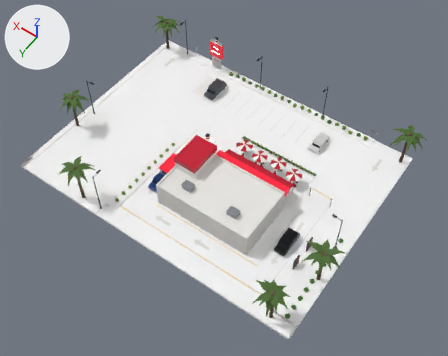
What one commit did to the glTF model assets/roadside_stores/additional_17/02_tim_hortons/lod/tim_hortons_lod1.glb.
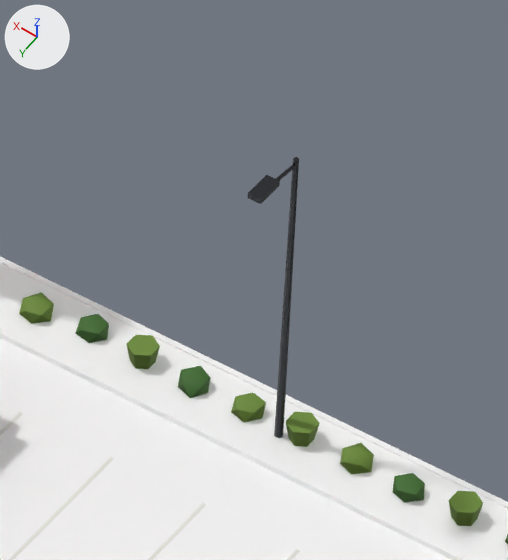
The first picture shows the older version from a camera (50 mm lens) standing at (-42.0, 56.8, 85.7) and looking at (-3.4, 2.8, 0.8). The close-ups show the older and then the newer version on the part from 51% to 64% of the width and 10% to 29% of the height of that picture. Only the edits that show in the close-ups are written down. Arrows for +X, +Y and +Z are at upper left; the lights stay in place. Objects named as collision shapes, trigger or cutter boxes, shadow casters or lower levels of detail are left out. Where no turn or scale is listed for an object, it has been applied to the vertices. Vertices at exactly the same position are counted once.

Objects in the first close-up: 'TIMS_LOD1_Ground', 'TIMS_LOD1_LampPosts', 'TIMS_LOD1_Landscape', 'TIMS_LOD1_Markings'.
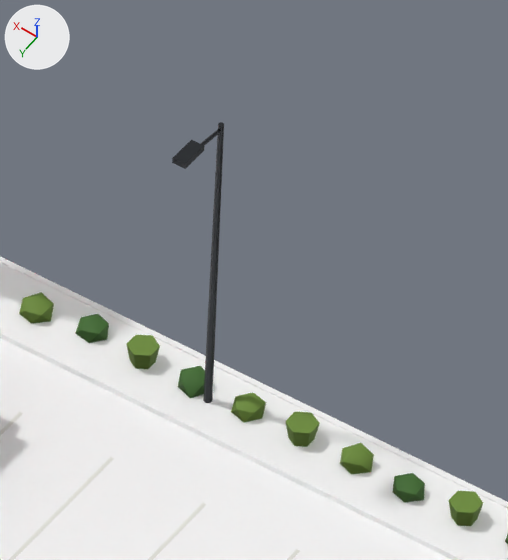
The change in detail:
me_tims_lod1_lampposts is used by ob_tims_lod1_lampposts; location (0.0, 0.0, 0.0).
me_tims_lod1_lampposts had 240 vertices, 324 faces and spanned x -26.1..26.1, y -19.9..19.7, z 0.0..8.6.
me_tims_lod1_lampposts now has 200 vertices, 270 faces and spans x -26.1..26.1, y -19.9..19.7, z 0.0..8.6.
me_tims_lod1_lampposts part 1: the loose piece of 16 vertices spanning x 3.9..4.1, y -19.9..-19.7, z 0.0..8.5 is moved by (2.0, 0.0, 0.0).
me_tims_lod1_lampposts part 2: the loose piece of 12 vertices spanning x 4.0, y -19.8..-18.5, z 8.3..8.5 is moved by (2.0, 0.0, 0.0).
me_tims_lod1_lampposts part 3: the loose piece of 8 vertices spanning x 3.8..4.2, y -18.9..-18.1, z 8.5..8.6 is moved by (2.0, 0.0, 0.0).
Other edits to the shape of me_tims_lod1_lampposts do not show in these pictures.

Boxes (x1, y1, x2, y2) around the edits, measured in the close-ups (508 x 560 px; the box of a moved part takes in the faces that stretch with it):
'TIMS_LOD1_LampPosts', reshaped: before (248, 157, 299, 438); after (172, 122, 224, 403)
part 1 of me_tims_lod1_lampposts, moved or reshaped: before (274, 157, 299, 438); after (203, 122, 224, 403)
part 2 of me_tims_lod1_lampposts, moved or reshaped: before (276, 164, 296, 181); after (200, 129, 221, 145)
part 3 of me_tims_lod1_lampposts, moved or reshaped: before (248, 175, 280, 204); after (172, 140, 205, 169)
